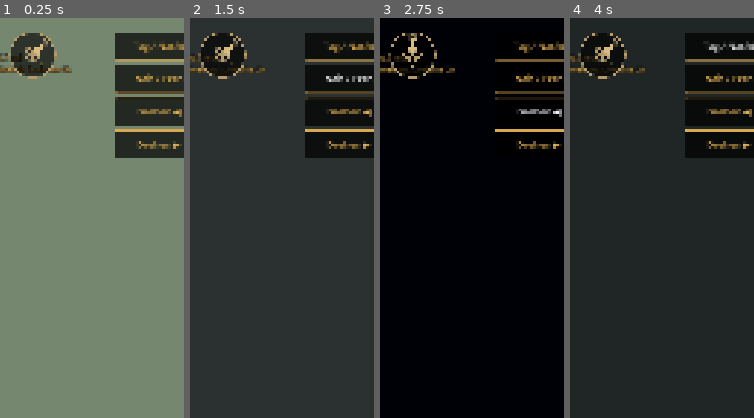
Above: before the commit, frames 1-4 (left to right).
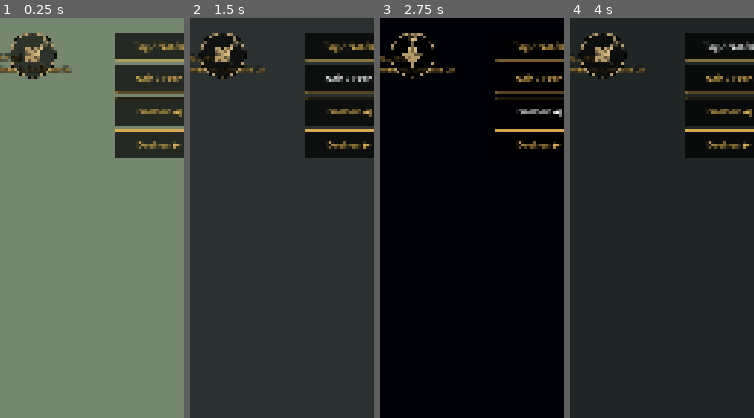
Above: after the commit, the same moments.

Repository: tramour-cmyk/androidapp_rpg_bornim
Game: Godot game, scene res://spiel.tscn
The game is run twice, just before and just after one commit, with the same random seed, the same clock (stepped at 60 frames per second) and the same inputs.
Inputs:
- Up to frame 1 (0.25 s): no input
- Up to frame 2 (1.5 s): click "Tag / Nacht" at 0.5 s; click "Nah / Fern" at 1.25 s
- Up to frame 3 (2.75 s): click "Drehen ◀" at 2 s
- Up to frame 4 (4 s): click "Drehen ▶" at 2.75 s; click "Tag / Nacht" at 3.5 s
The pictures show only the part of the screen within x 41-91%, y 0-50%; the shares and areas given below are measured in that part.

The runs differ from the first frame. In frame 1, 0.5% of the frame differs, in the area x 4-31%, y 3-16%; in frame 2, 0.5%; in frame 3, 0.5%; in frame 4, 0.5%.
Error in both runs: Trying to assign value of type 'Nil' to a variable of type 'Dictionary'. (res://skripte/karte.gd:25)

Commit message:
348.6 Runde 8c: Windrose mit gefuellten Spitzen (hell/dunkel), dunkler Aussenrand (Helfer: hohler Stern wie Fensterkreuz, Ring verschwamm im Stroh)
Co-Authored-By: Claude Opus 5.5 <noreply@anthropic.com>
Claude-Session: https://claude.ai/code/session_01CN7z2bpKgJ5DG2bjBtdR7j

Diff:
--- a/godot/skripte/windrose.gd
+++ b/godot/skripte/windrose.gd
@@ -31,18 +31,23 @@
 	var r := size.x / 2
 	var dp := AktionsKnopf.DP
 	draw_circle(m, r, Color(0, 0, 0, 0.62))
-	draw_arc(m, r - 0.75 * dp, 0, TAU, 48, AktionsKnopf.RAND, 1.6 * dp, true)
+	draw_arc(m, r - 0.3 * dp, 0, TAU, 48, Color(0, 0, 0, 0.8), 0.8 * dp, true)   # dunkler Aussenrand: Ring verschwamm im Stroh
+	draw_arc(m, r - 1.4 * dp, 0, TAU, 48, AktionsKnopf.RAND, 1.6 * dp, true)
 	var dreh := func(v: Vector2) -> Vector2: return m + v.rotated(winkel)
-	# vier Spitzen um die Mitte (Raute je Richtung); Norden lang und gefuellt, die anderen kurz im Umriss
-	var breit := r * 0.15
+	# vier Spitzen wie eine gestochene Kartenrose: jede Spitze aus zwei Dreiecken, hell und dunkel (Helfer: hohl wirkte
+	# sie wie ein Fensterkreuz); Norden lang und golden, die anderen kurz und gedeckt
+	var breit := r * 0.16
 	for k in 4:
-		var lang := r * (0.64 if k == 0 else 0.46)
+		var lang := r * (0.66 if k == 0 else 0.48)
 		var w := k * PI / 2
-		var p := PackedVector2Array([dreh.call(Vector2(0, -lang).rotated(w)), dreh.call(Vector2(breit, -breit).rotated(w)),
-			m, dreh.call(Vector2(-breit, -breit).rotated(w))])
-		if k == 0: draw_colored_polygon(p, AktionsKnopf.HELL)
-		p.append(p[0])
-		draw_polyline(p, AktionsKnopf.HELL if k == 0 else AktionsKnopf.RAND, 1.4 * dp, true)
+		var spitze: Vector2 = dreh.call(Vector2(0, -lang).rotated(w))
+		var re: Vector2 = dreh.call(Vector2(breit, -breit).rotated(w))
+		var li: Vector2 = dreh.call(Vector2(-breit, -breit).rotated(w))
+		var hell := AktionsKnopf.HELL if k == 0 else AktionsKnopf.RAND
+		var dunkel := hell.darkened(0.45)
+		draw_colored_polygon(PackedVector2Array([spitze, re, m]), hell)
+		draw_colored_polygon(PackedVector2Array([spitze, m, li]), dunkel)
+		draw_polyline(PackedVector2Array([spitze, re, m, li, spitze]), hell, 0.8 * dp, true)
 	var f := get_theme_default_font()
 	var fs := int(12 * dp)
 	var nc: Vector2 = dreh.call(Vector2(0, -r * 0.8))   # Buchstabe aufrecht, Mitte auf dem Kreis vor der Spitze
